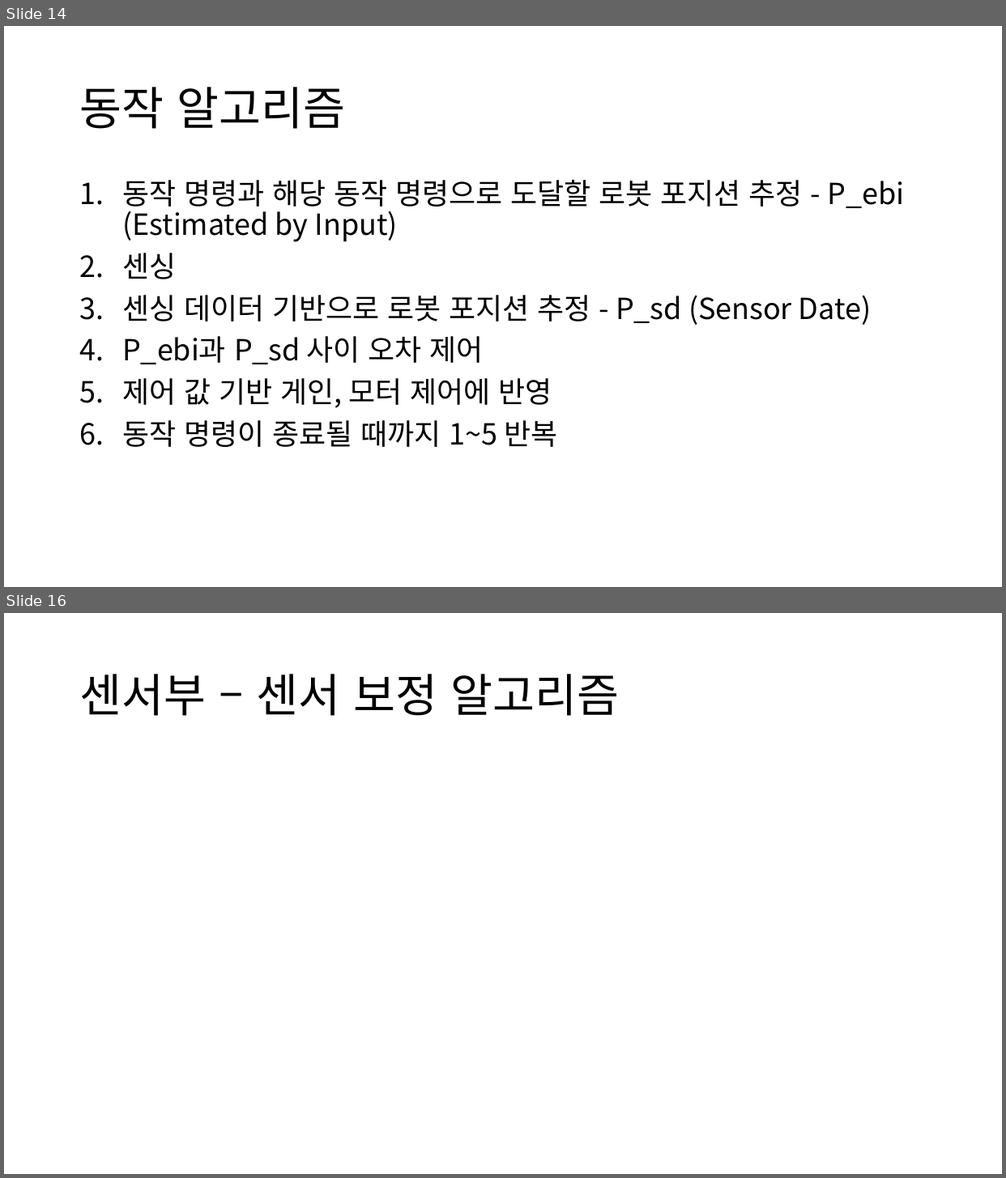
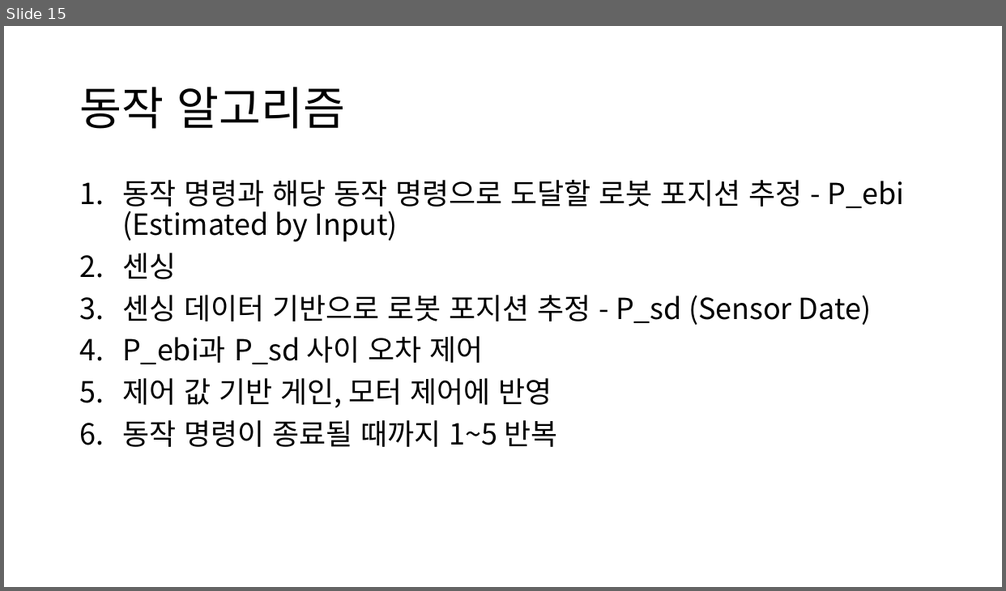
Before and after one commit to nodang/micromouse_hara, a slide deck: hara_instruction.pptx. Shown one above the other, each under a label of ours: slides 14 and 16 before the commit, slide 15 after it; the slides between them are not shown. The pictures are 1006x1178 and 1006x591 pixels, drawn with LibreOffice and Linux fonts; fonts in the diff are those of the drawing. Boxes give left, top, right and bottom in pixels: in the first picture for what was removed or moved away, otherwise in the second. Text is boxed around its words. In the diff, an @@ line names an element or a change of style, - is before the commit and + after.

```diff
--- a/hara_instruction.pptx
+++ b/hara_instruction.pptx
@@ slide 16 removed at bbox=[4, 613, 1002, 1174], background #FFFFFF @@
@@ title removed at bbox=[80, 674, 619, 716] @@
-센서부 – 센서 보정 알고리즘
@@ what was slide 14 is now slide 15 @@
```
Also in this commit, not shown: 1 slide changed, 1 slide added, 5 other files.
